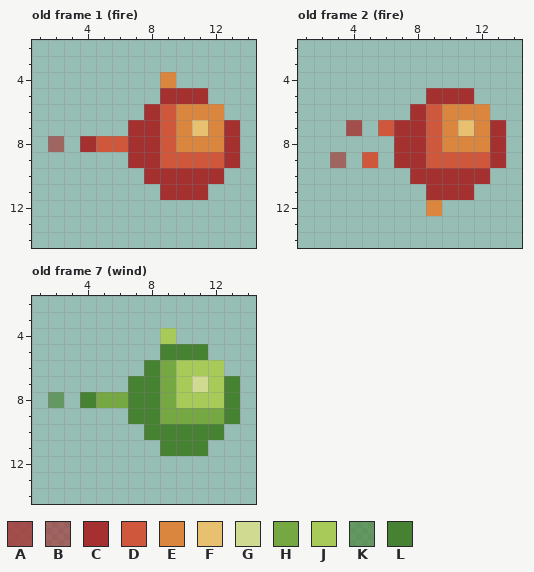
A pixel-art file gets an edit: assets/aseprite/projectiles.aseprite. Above: the version before the commit.
16x16 pixels, 8 frames. Shown: old frame 1 (fire): x 1..14, y 2..14; old frame 2 (fire): x 1..14, y 2..14; old frame 7 (wind): x 1..14, y 2..14. The commit also changed other frames, which this record leaves out.
Palette (. is transparent): A #a53030c8  B #a53030a0  C #a53030  D #cf573c  E #da863e  F #e8c170  G #d0da91  H #75a743  J #a8ca58  K #468232a0  L #468232
The same view after the edit:
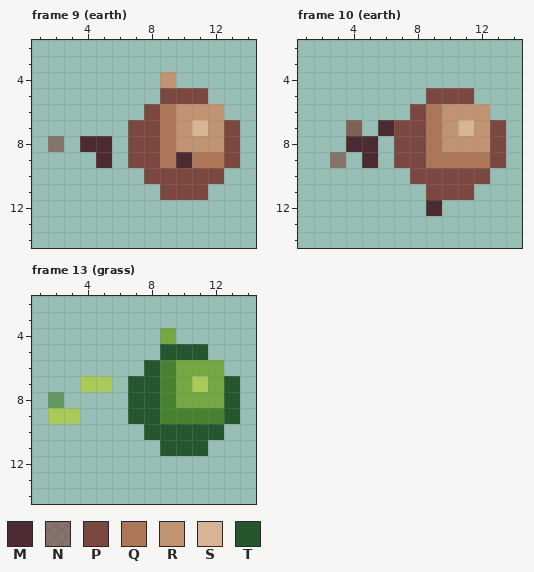
Colours new in this view: M #4d2b32  N #7a4841a0  P #7a4841  Q #ad7757  R #c09473  S #d7b594  T #25562e
A new or re-ordered frame is compared with the old frame closest to it.
Changes in this commit:
frames 8 -> 14
@@ palette @@
-A #a53030c8
+A #7a4841c8
--- frame 9 (earth) is new; against old frame 1 (fire)
@@ x 1..14 @@
  3 ..............
- 4 ........E.....
- 5 ........CCC...
- 6 .......CDEEE..
- 7 ......CCDEFEC.
- 8 .B.CDDCCDEEEC.
- 9 ......CCDDDDC.
-10 .......CCCCC..
-11 ........CCC...
+ 4 ........R.....
+ 5 ........PPP...
+ 6 .......PQRRR..
+ 7 ......PPQRSRP.
+ 8 .N.MM.PPQRRRP.
+ 9 ....M.PPQMQQP.
+10 .......PPPPP..
+11 ........PPP...
 12 ..............
--- frame 10 (earth) is new; against old frame 2 (fire)
@@ x 1..14 @@
  4 ..............
- 5 ........CCC...
- 6 .......CDEEE..
- 7 ...A.DCCDEFEC.
- 8 ......CCDEEEC.
- 9 ..B.D.CCDDDDC.
-10 .......CCCCC..
-11 ........CCC...
-12 ........E.....
+ 5 ........PPP...
+ 6 .......PQRRR..
+ 7 ...A.MPPQRSRP.
+ 8 ...MM.PPQRRRP.
+ 9 ..N.M.PPQQQQP.
+10 .......PPPPP..
+11 ........PPP...
+12 ........M.....
 13 ..............
--- frame 13 (grass) is new; against old frame 7 (wind)
@@ x 1..14 @@
  3 ..............
- 4 ........J.....
- 5 ........LLL...
- 6 .......LHJJJ..
- 7 ......LLHJGJL.
- 8 .K.LHHLLHJJJL.
- 9 ......LLHHHHL.
-10 .......LLLLL..
-11 ........LLL...
+ 4 ........H.....
+ 5 ........TTT...
+ 6 .......TLHHH..
+ 7 ...JJ.TTLHJHT.
+ 8 .K....TTLHHHT.
+ 9 .JJ...TTLLLLT.
+10 .......TTTTT..
+11 ........TTT...
 12 ..............
